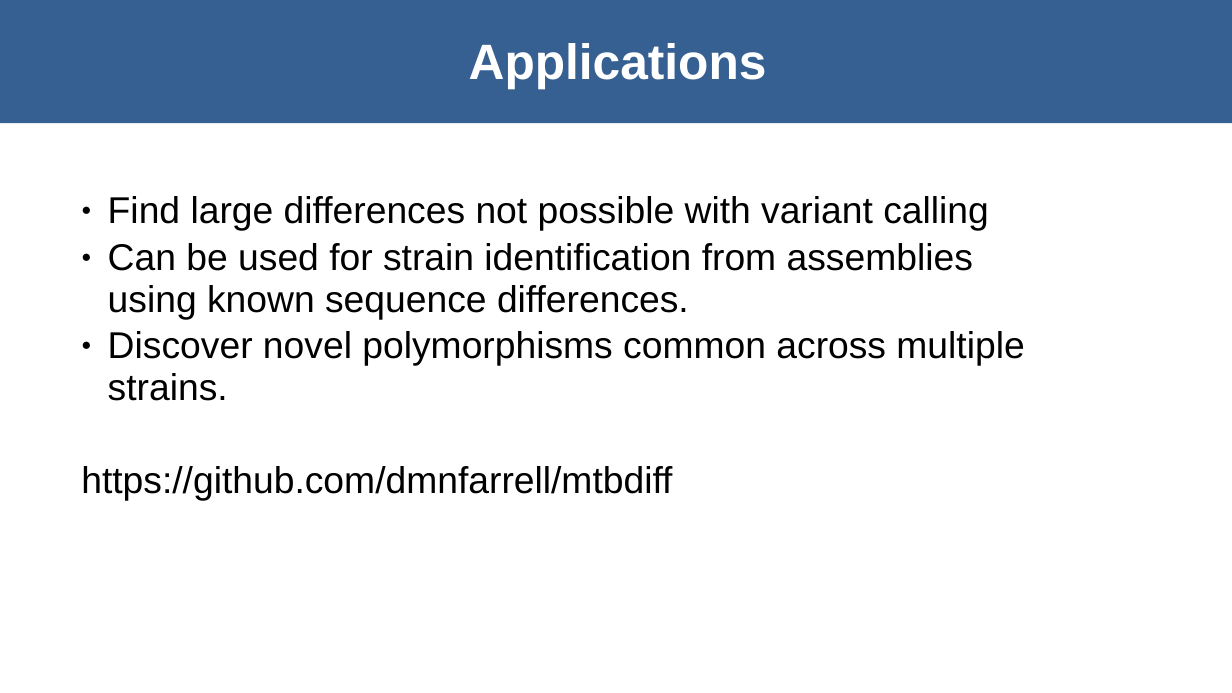
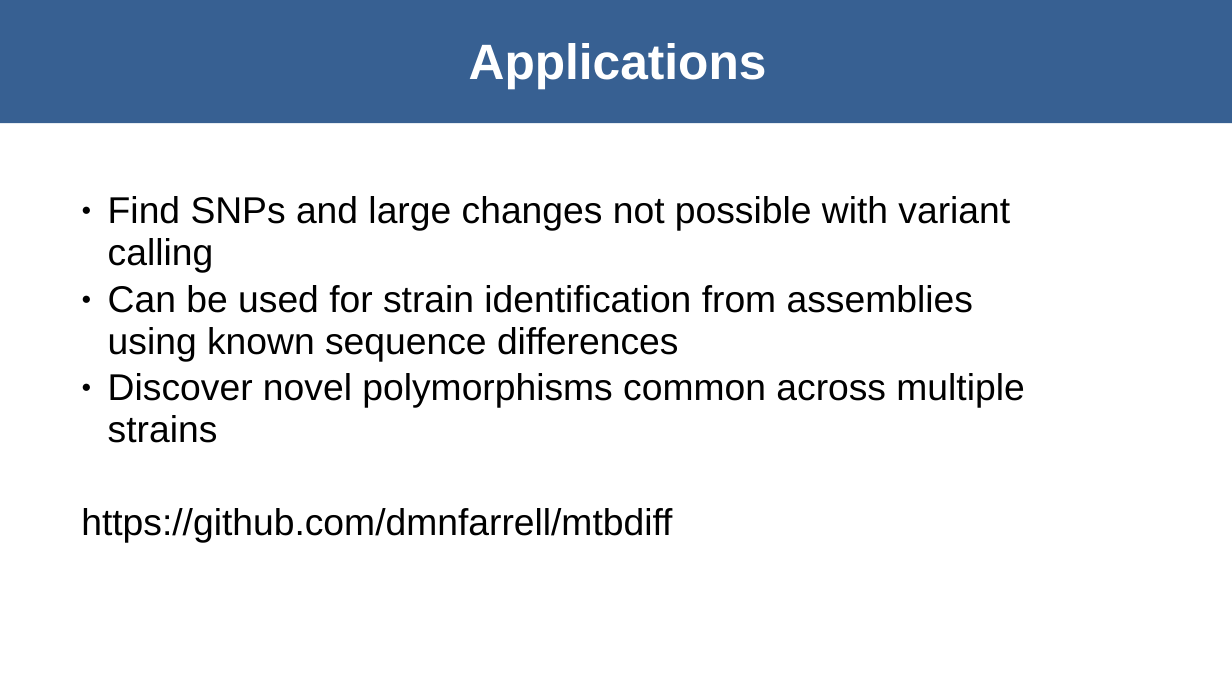
Before and after one commit to dmnfarrell/mtbdiff, a slide deck: slide 18 of orygis_project/talk_nov19.odp. Drawn at 1232x693 pixels with LibreOffice and Linux fonts; fonts in the diff are those of the drawing. Boxes give left, top, right and bottom in pixels: in the first picture for what was removed or moved away, otherwise in the second. Text is boxed around its words. In the diff, an @@ line names an element or a change of style, - is before the commit and + after.

```diff
--- a/orygis_project/talk_nov19.odp
+++ b/orygis_project/talk_nov19.odp
@@ text at box(108, 196, 1024, 443): text changed @@
-● Find large differences not possible with variant calling
-● Can be used for strain identification from assemblies using known sequence differences.
-● Discover novel polymorphisms common across multiple strains.
+● Find SNPs and large changes not possible with variant calling
+● Can be used for strain identification from assemblies using known sequence differences
+● Discover novel polymorphisms common across multiple strains
```
Also in this commit, not shown: 6 other slides changed, 2 slides added, 2 slides removed, 2 other files.
